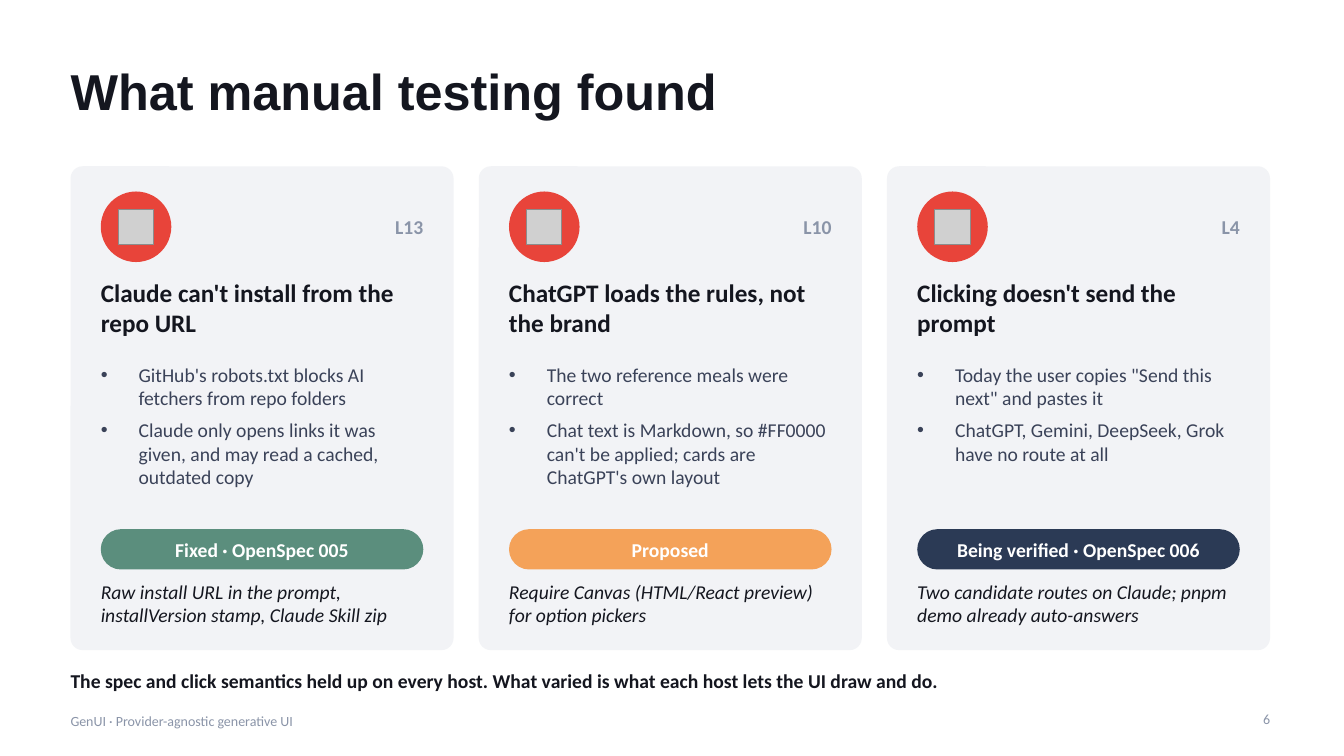
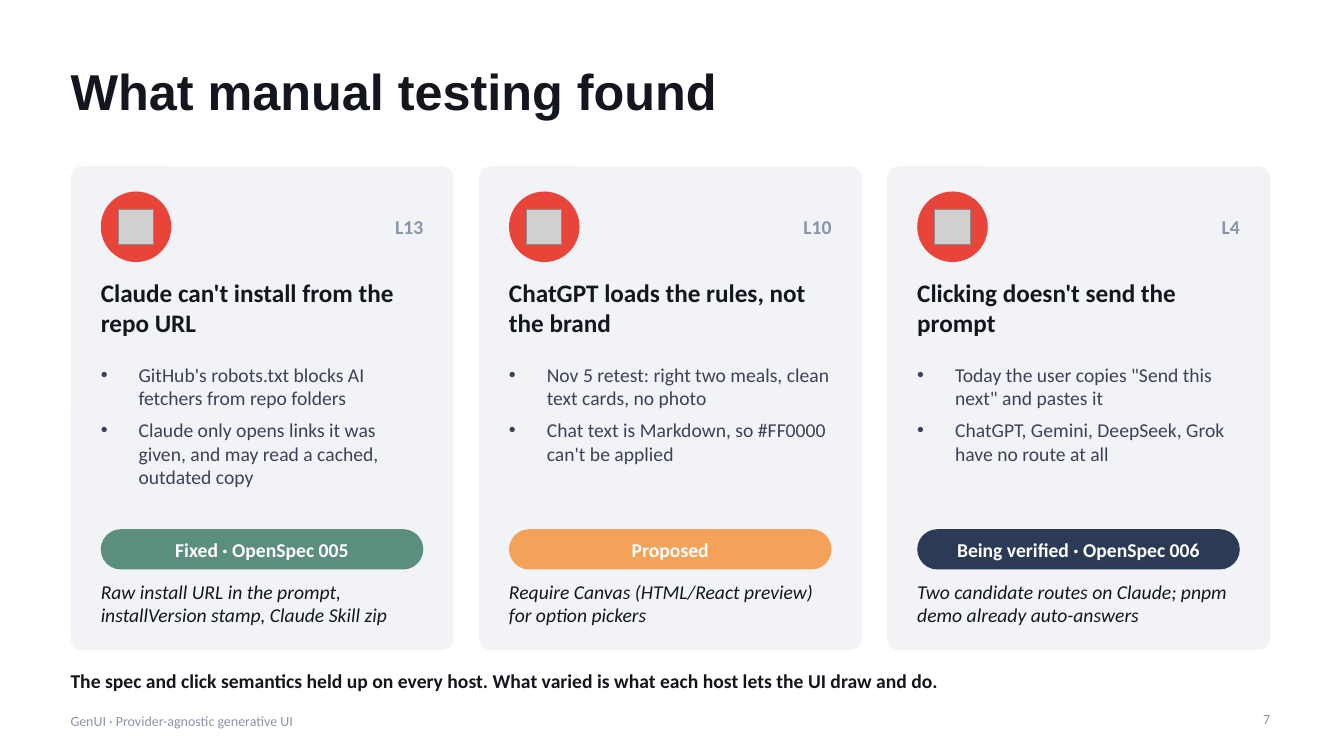
Before and after one commit to noahtan917/gen-ui, a slide deck: slide 7 of docs/GenUI-Presentation.pptx (slide 6 before the commit). Drawn at 1344x756 pixels with LibreOffice and Linux fonts; fonts in the diff are those of the drawing; grey boxes stand for pictures. Boxes give left, top, right and bottom in pixels: in the first picture for what was removed or moved away, otherwise in the second. Text is boxed around its words. In the diff, an @@ line names an element or a change of style, - is before the commit and + after.

```diff
--- a/docs/GenUI-Presentation.pptx
+++ b/docs/GenUI-Presentation.pptx
@@ text at [547,368,829,464]: text changed @@
-• The two reference meals were correct
-• Chat text is Markdown, so #FF0000 can't be applied; cards are ChatGPT's own layout
+• Nov 5 retest: right two meals, clean text cards, no photo
+• Chat text is Markdown, so #FF0000 can't be applied
@@ page number at [1263,715,1270,724]: text changed @@
-6
+7
```
Also in this commit, not shown: 5 other slides changed, 3 slides added, 1 slide removed, 32 other files.
